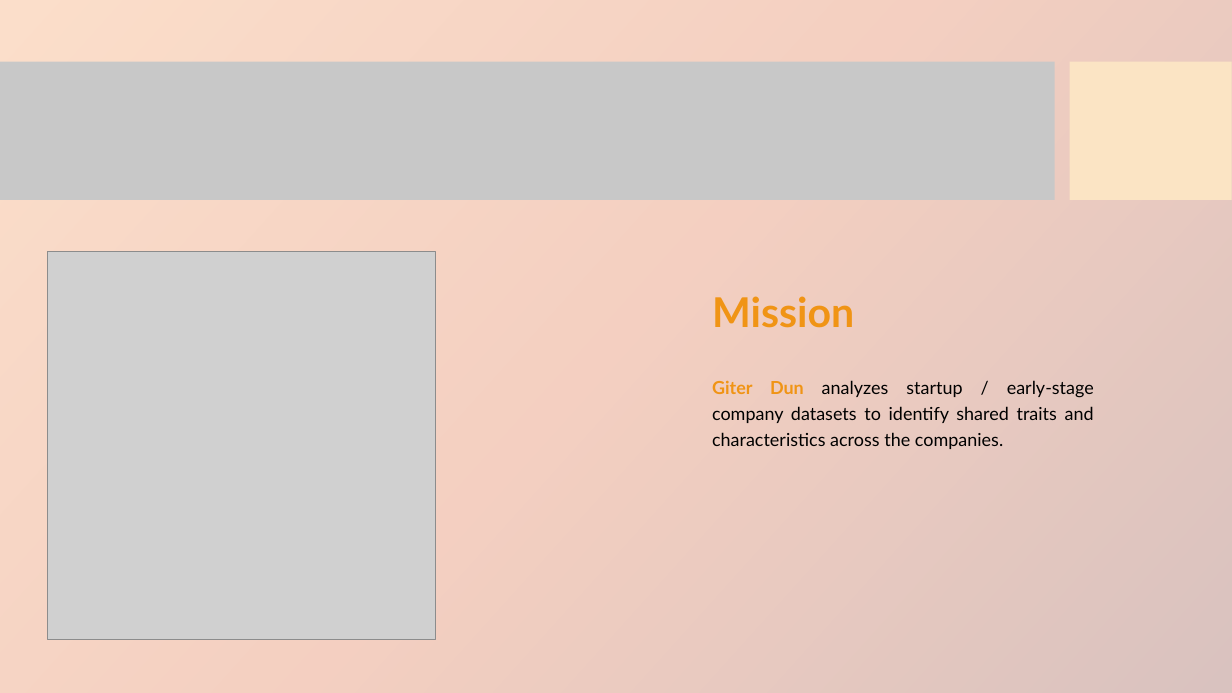
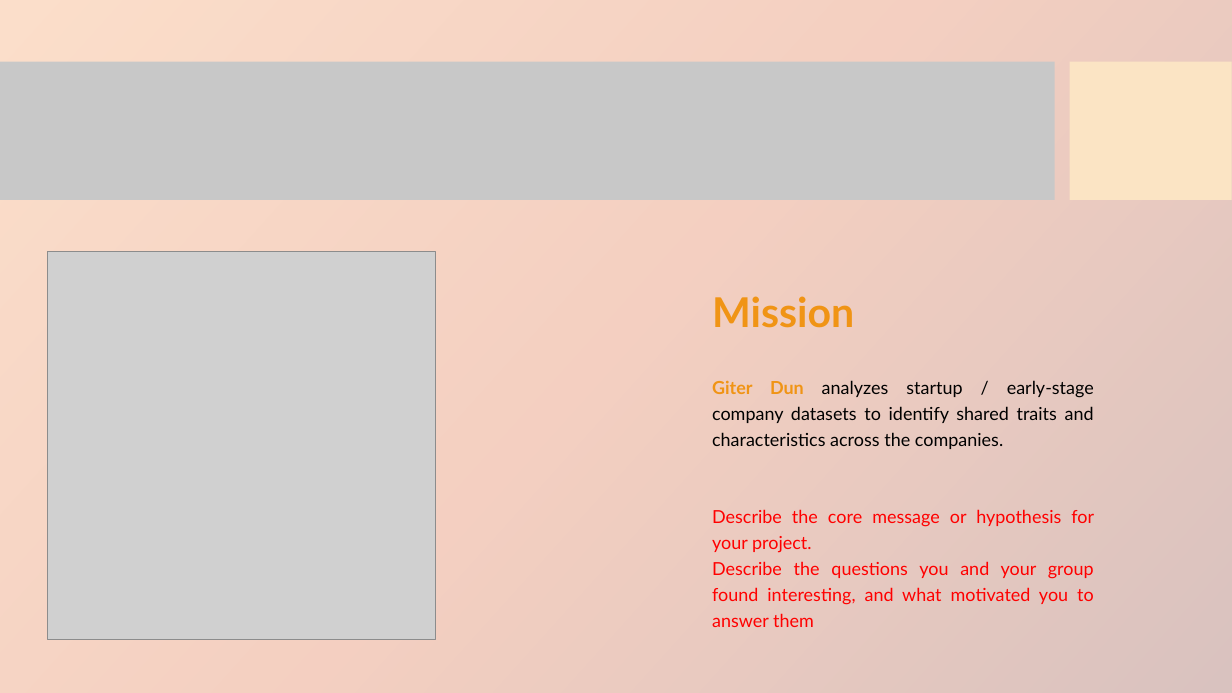
Before and after one commit to CharlesPBiggar/Data-Analytics-Project-1, a slide deck: slide 3 of Presentation/GiterDun Presentation.pptx (slide 2 before the commit). Drawn at 1232x693 pixels with LibreOffice and Linux fonts; fonts in the diff are those of the drawing; grey boxes stand for pictures; background and template pictures are left out. Boxes give left, top, right and bottom in pixels: in the first picture for what was removed or moved away, otherwise in the second. Text is boxed around its words. In the diff, an @@ line names an element or a change of style, - is before the commit and + after.

Commit message:
updating presentation after group call

```diff
--- a/Presentation/GiterDun Presentation.pptx
+++ b/Presentation/GiterDun Presentation.pptx
@@ text at <box>712,509,1094,627</box>: paragraphs added @@
+Describe the core message or hypothesis for your project.
+Describe the questions you and your group found interesting, and what motivated you to answer them
```
Also in this commit, not shown: 2 other slides changed, 1 slide added.
